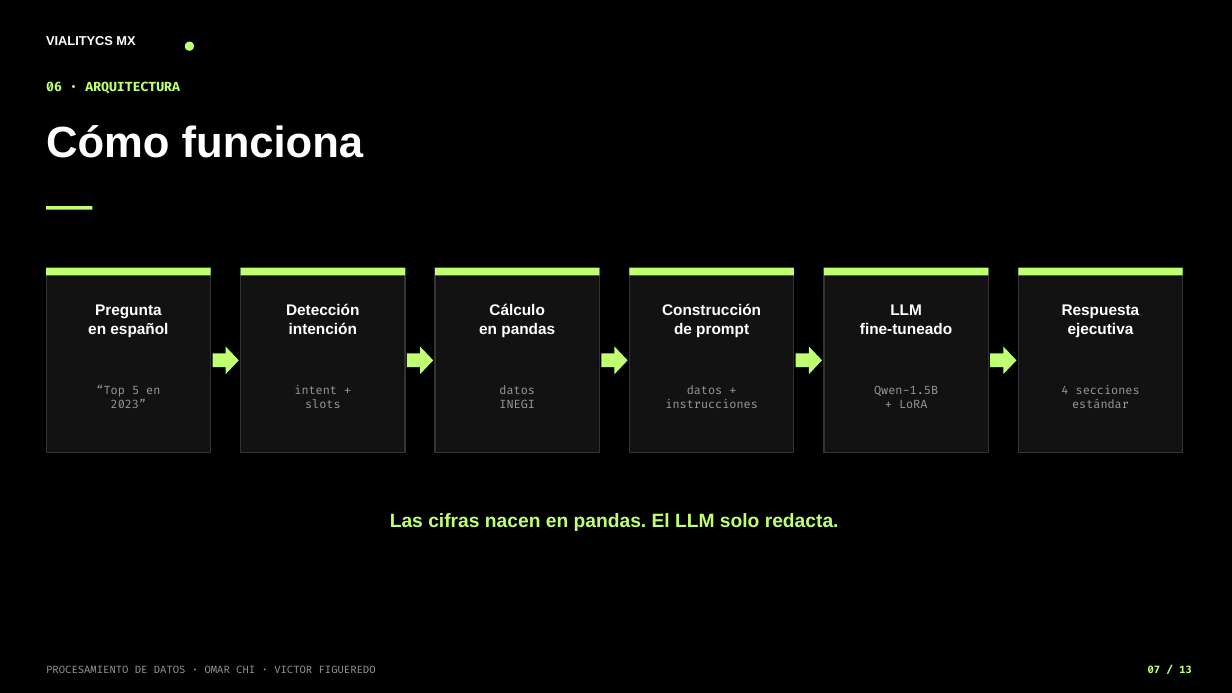
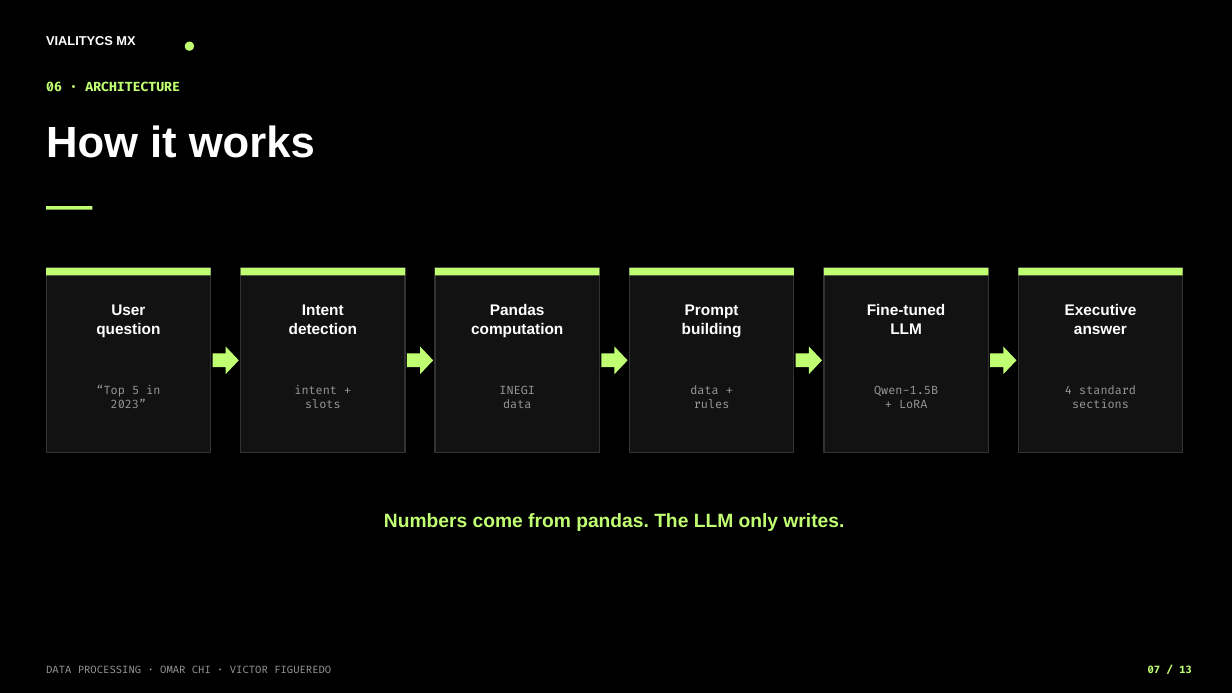
Before and after one commit to omarchii/inegi, a slide deck: slide 7 of reports/presentacion_vialitycs_mx.pptx. Drawn at 1232x693 pixels with LibreOffice and Linux fonts; fonts in the diff are those of the drawing. Boxes give left, top, right and bottom in pixels: in the first picture for what was removed or moved away, otherwise in the second. Text is boxed around its words. In the diff, an @@ line names an element or a change of style, - is before the commit and + after.

```diff
--- a/reports/presentacion_vialitycs_mx.pptx
+++ b/reports/presentacion_vialitycs_mx.pptx
@@ text at (46,81,179,92): text changed @@
-06 · ARQUITECTURA
+06 · ARCHITECTURE
@@ text at (46,125,315,158): text changed @@
-Cómo funciona
+How it works
@@ text at (96,304,160,337): text changed @@
-Pregunta
-en español
+User
+question
@@ text at (289,304,357,334): text changed @@
-Detección
-intención
+Intent
+detection
@@ text at (471,304,563,337): text changed @@
-Cálculo
-en pandas
+Pandas
+computation
@@ text at (682,304,742,337): text changed @@
-Construcción
-de prompt
+Prompt
+building
@@ text at (860,323,952,334): paragraph removed @@
-fine-tuneado
@@ text at (867,304,946,315): paragraph added @@
+Fine-tuned
@@ text at (1065,304,1137,334): text changed @@
-Respuesta
-ejecutiva
+Executive
+answer
@@ text at (96,385,160,397): text changed @@
-“Top 5 en
+“Top 5 in
@@ text at (499,385,535,394): paragraph removed @@
-datos
@@ text at (690,385,730,408): text changed @@
-datos +
-instrucciones
+data +
+rules
@@ text at (1065,385,1136,408): text changed @@
-4 secciones
-estándar
+4 standard
+sections
@@ text at (503,399,531,408): paragraph added @@
+data
@@ text at (384,513,844,531): text changed @@
-Las cifras nacen en pandas. El LLM solo redacta.
+Numbers come from pandas. The LLM only writes.
@@ text at (46,665,331,673): text changed @@
-PROCESAMIENTO DE DATOS · OMAR CHI · VICTOR FIGUEREDO
+DATA PROCESSING · OMAR CHI · VICTOR FIGUEREDO
```
Also in this commit, not shown: 11 other slides changed, 1 slide added, 1 slide removed, 1 other file.
